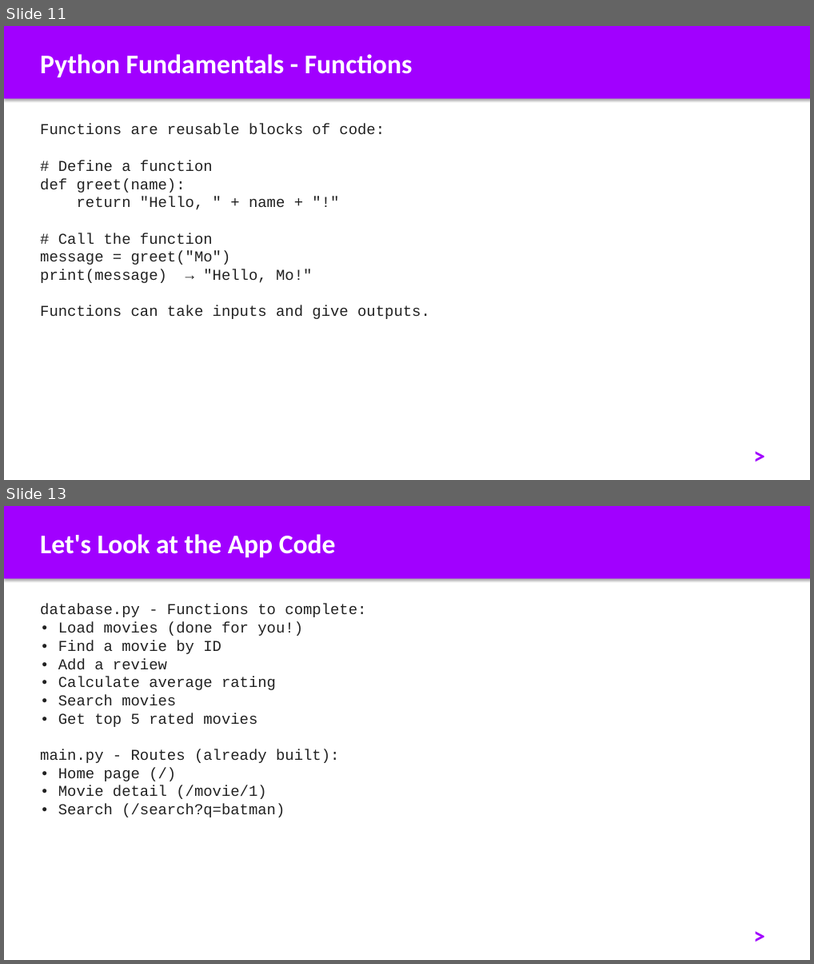
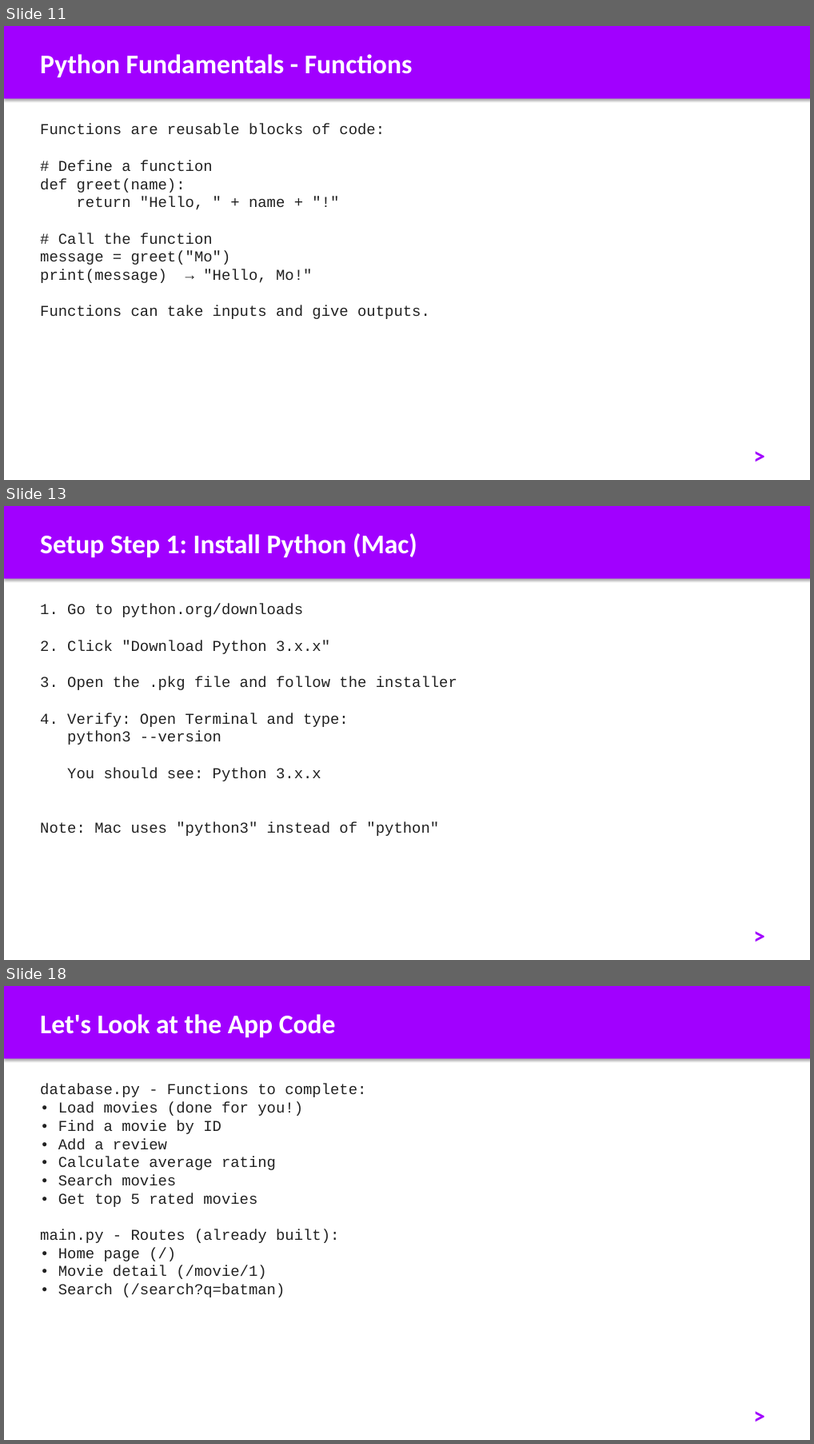
Before and after one commit to al-kaisi92/workshop, a slide deck: slides/workshop-slides.pptx. Shown one above the other, each under a label of ours: slides 11 and 13 before the commit, slides 11, 13 and 18 after it; the slides between them are not shown. The pictures are 814x964 and 814x1444 pixels, drawn with LibreOffice and Linux fonts; fonts in the diff are those of the drawing. Boxes give left, top, right and bottom in pixels: in the first picture for what was removed or moved away, otherwise in the second. Text is boxed around its words. In the diff, an @@ line names an element or a change of style, - is before the commit and + after.

```diff
--- a/slides/workshop-slides.pptx
+++ b/slides/workshop-slides.pptx
@@ slide 13 added at box(4, 506, 810, 960), background #FFFFFF @@
@@ rectangle added at box(4, 506, 810, 579), fill #A100FF @@
@@ text added at box(40, 533, 418, 558), 32 pt, text #FFFFFF, bold @@
+Setup Step 1: Install Python (Mac)
@@ text added at box(40, 604, 458, 836), 18 pt, text #212121 @@
+1. Go to python.org/downloads
+2. Click "Download Python 3.x.x"
+3. Open the .pkg file and follow the installer
+4. Verify: Open Terminal and type:
+python3 --version
+You should see: Python 3.x.x
+Note: Mac uses "python3" instead of "python"
@@ text added at box(748, 917, 797, 948), 28 pt, text #A100FF, bold @@
+>
@@ what was slide 13 is now slide 18 @@
```
Also in this commit, not shown: 3 slides changed, 4 other slides added, 2 other files.
